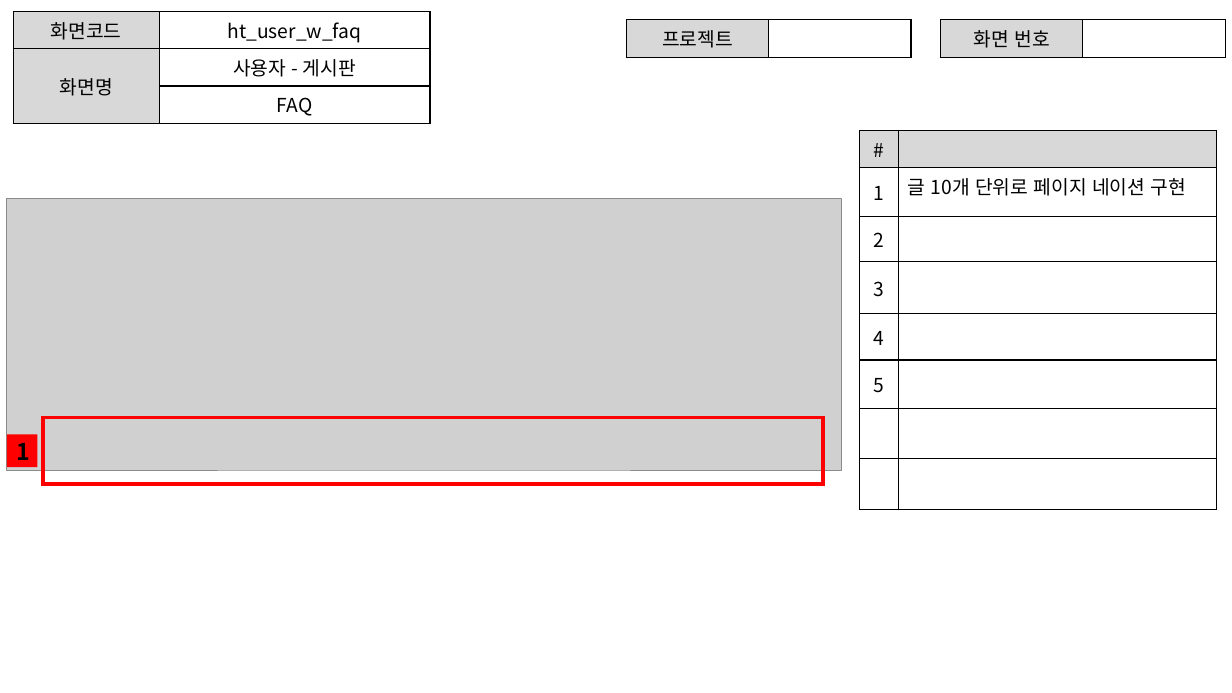
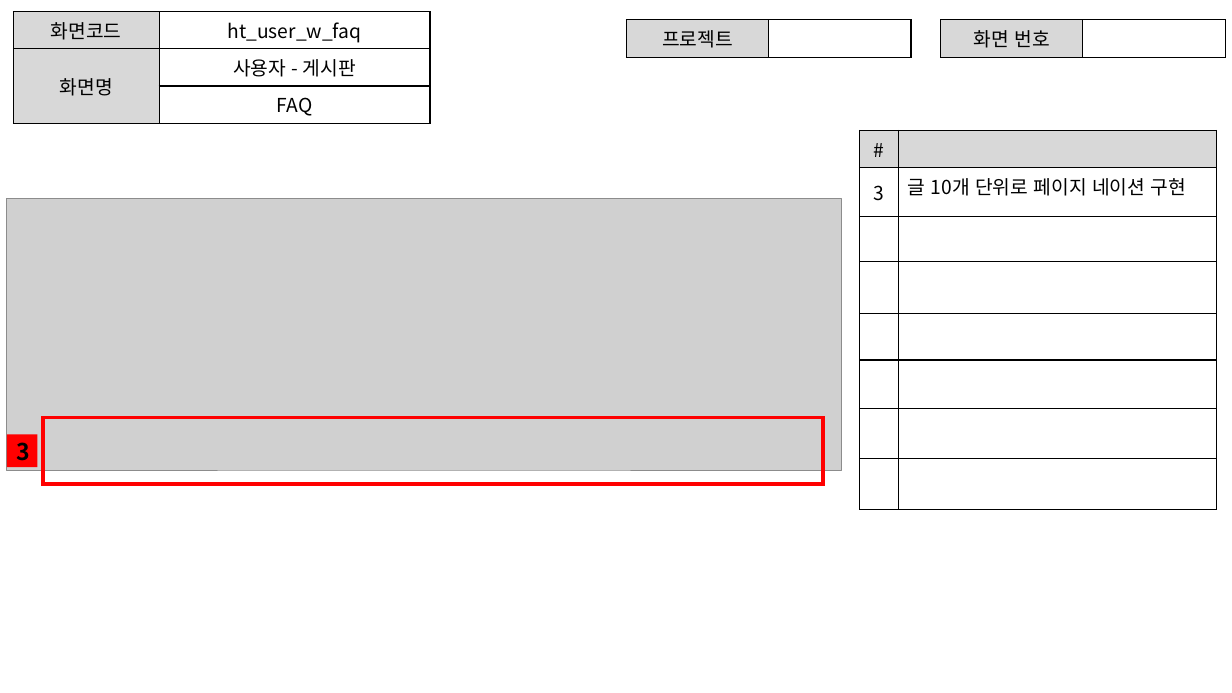
Before and after one commit to ezenteam2/e-Zone, a slide deck: slide 6 of 0 발표용 파워포인트/project05 - 파워포인트 종합 - 현태.pptx. Drawn at 1232x693 pixels with LibreOffice and Linux fonts; fonts in the diff are those of the drawing; grey boxes stand for pictures. Boxes give left, top, right and bottom in pixels: in the first picture for what was removed or moved away, otherwise in the second. Text is boxed around its words. In the diff, an @@ line names an element or a change of style, - is before the commit and + after.

```diff
--- a/0 발표용 파워포인트/project05 - 파워포인트 종합 - 현태.pptx
+++ b/0 발표용 파워포인트/project05 - 파워포인트 종합 - 현태.pptx
@@ table at (860, 130, 1217, 512) @@
-row 2: 1 | 글 10개 단위로 페이지 네이션 구현
-row 3: 2 | 
-row 4: 3 | 
-row 5: 4 | 
-row 6: 5 | 
+row 2: 3 | 글 10개 단위로 페이지 네이션 구현
+row 5:  | 
+row 6:  | 
+row 7:  | 
+row 8:  | 
@@ text in rectangle at (16, 442, 30, 461): text changed @@
-1
+3
```
Also in this commit, not shown: 12 other slides changed, 2 other files.
